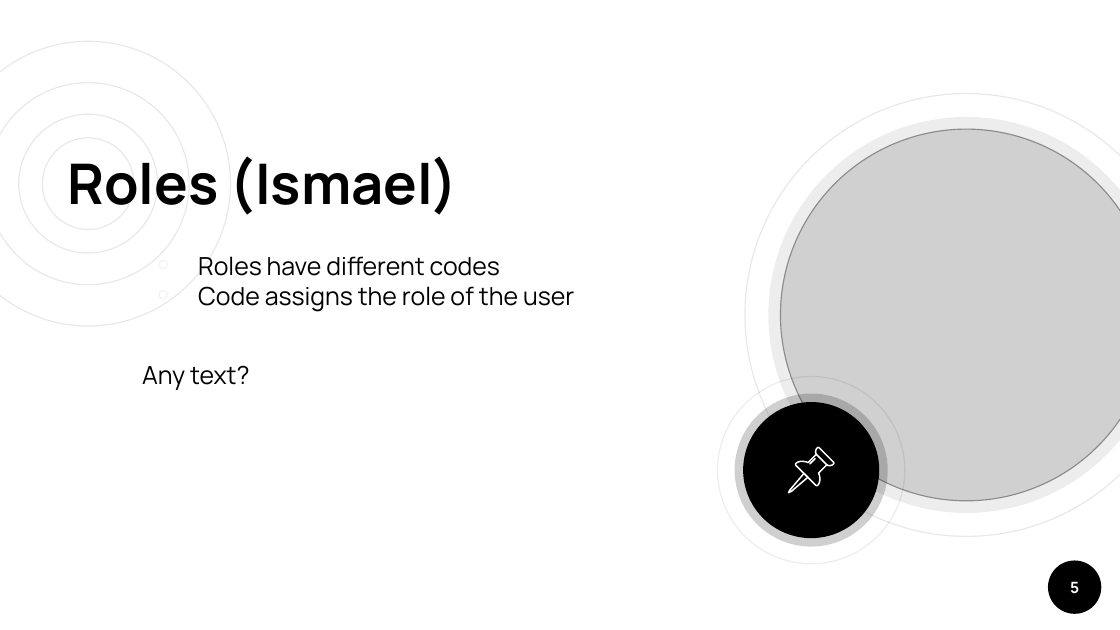
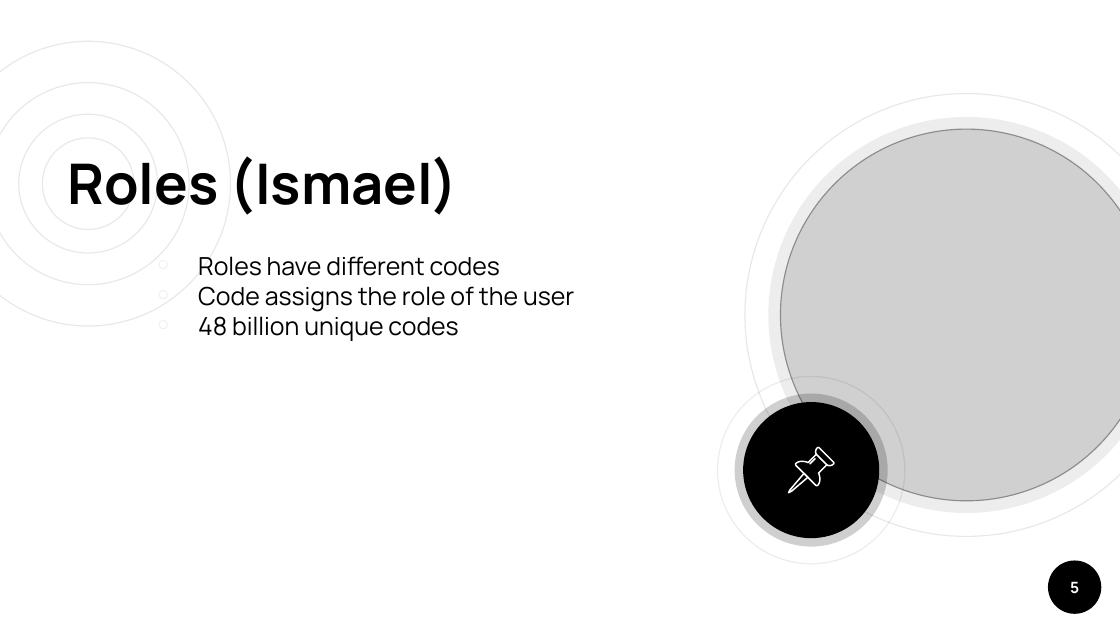
Before and after one commit to IsmaelZaidi/AskNow, a slide deck: slide 5 of docs/presentation/draft/AskNow - Draft Presentation.pptx. Drawn at 1120x630 pixels with LibreOffice and Linux fonts; fonts in the diff are those of the drawing; grey boxes stand for pictures. Boxes give left, top, right and bottom in pixels: in the first picture for what was removed or moved away, otherwise in the second. Text is boxed around its words. In the diff, an @@ line names an element or a change of style, - is before the commit and + after.

Commit message:
added text for presentation

```diff
--- a/docs/presentation/draft/AskNow - Draft Presentation.pptx
+++ b/docs/presentation/draft/AskNow - Draft Presentation.pptx
@@ text at (198, 316, 458, 341): text changed @@
-Any text?
+￮ 48 billion unique codes
```
